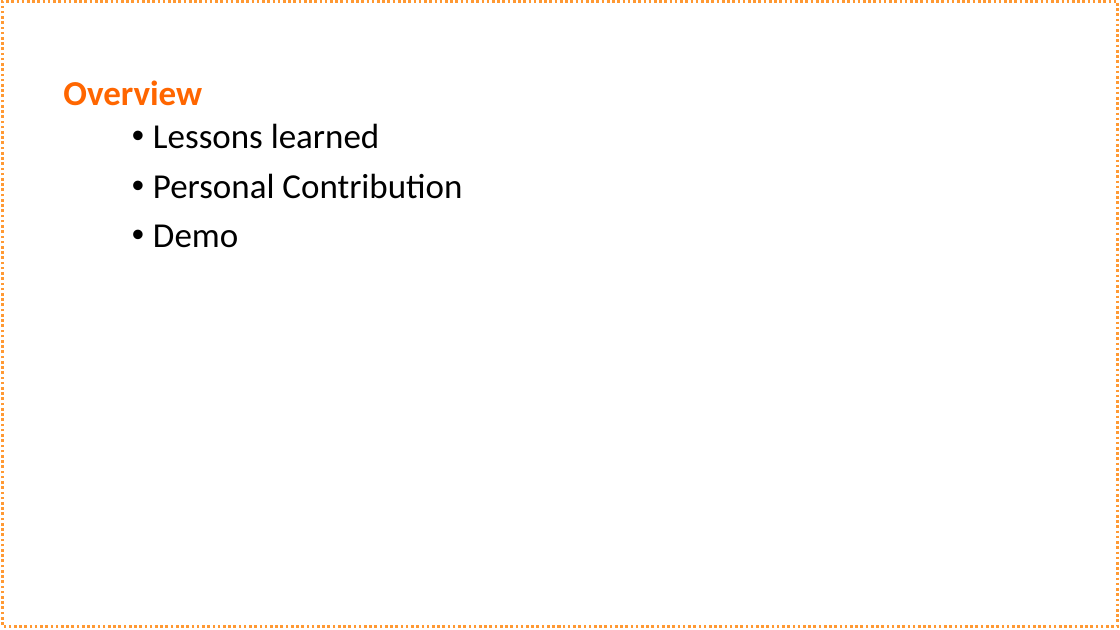
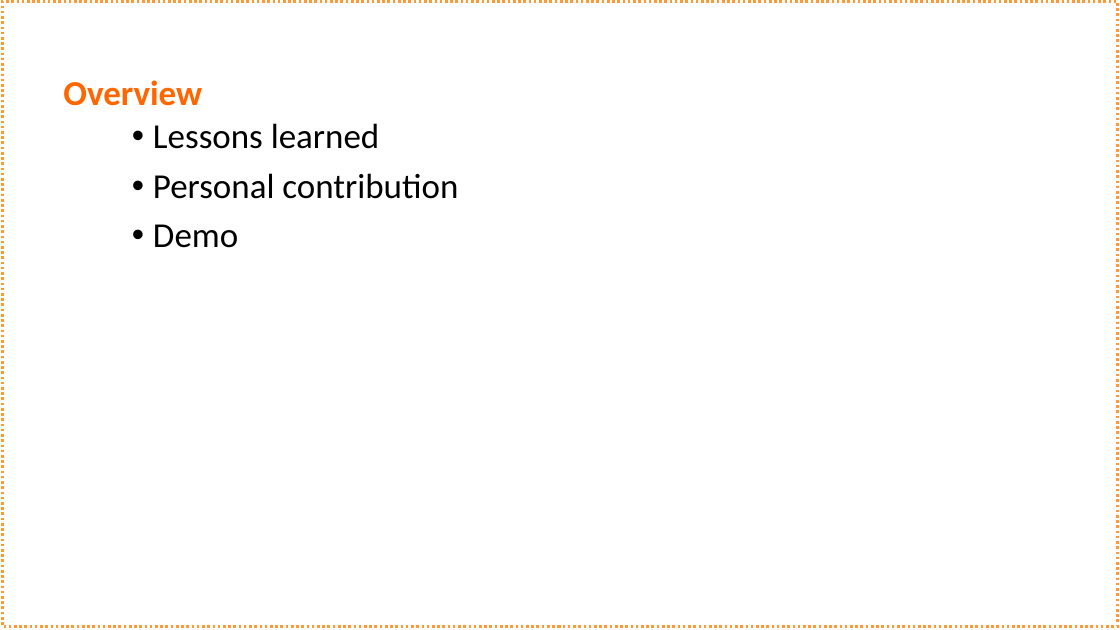
Before and after one commit to schne5/ch.bfh.bti7081.s2016.orange, a slide deck: slide 2 of doc/Task14/Task 14_orange.pptx. Drawn at 1120x630 pixels with LibreOffice and Linux fonts; fonts in the diff are those of the drawing. Boxes give left, top, right and bottom in pixels: in the first picture for what was removed or moved away, otherwise in the second. Text is boxed around its words. In the diff, an @@ line names an element or a change of style, - is before the commit and + after.

```diff
--- a/doc/Task14/Task 14_orange.pptx
+++ b/doc/Task14/Task 14_orange.pptx
@@ text at (153, 173, 458, 199): text changed @@
-• Personal Contribution
+• Personal contribution
```
Also in this commit, not shown: 4 other slides changed, 1 slide added, 4 slides removed, 1 other file.
